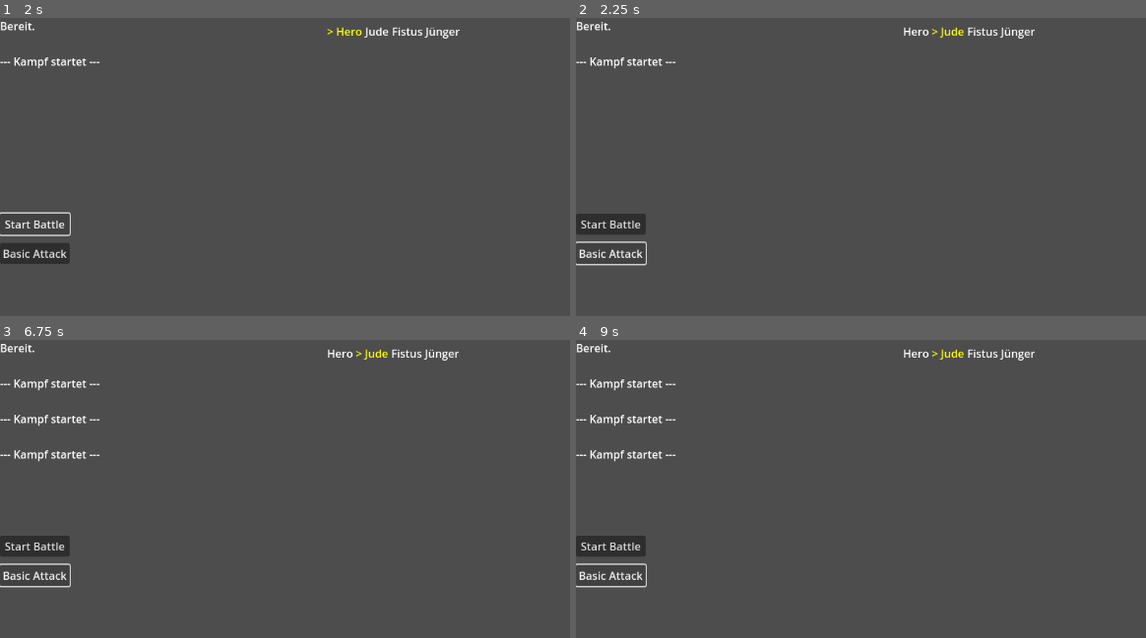
Above: before the commit, frames 1-4 (two rows, left to right).
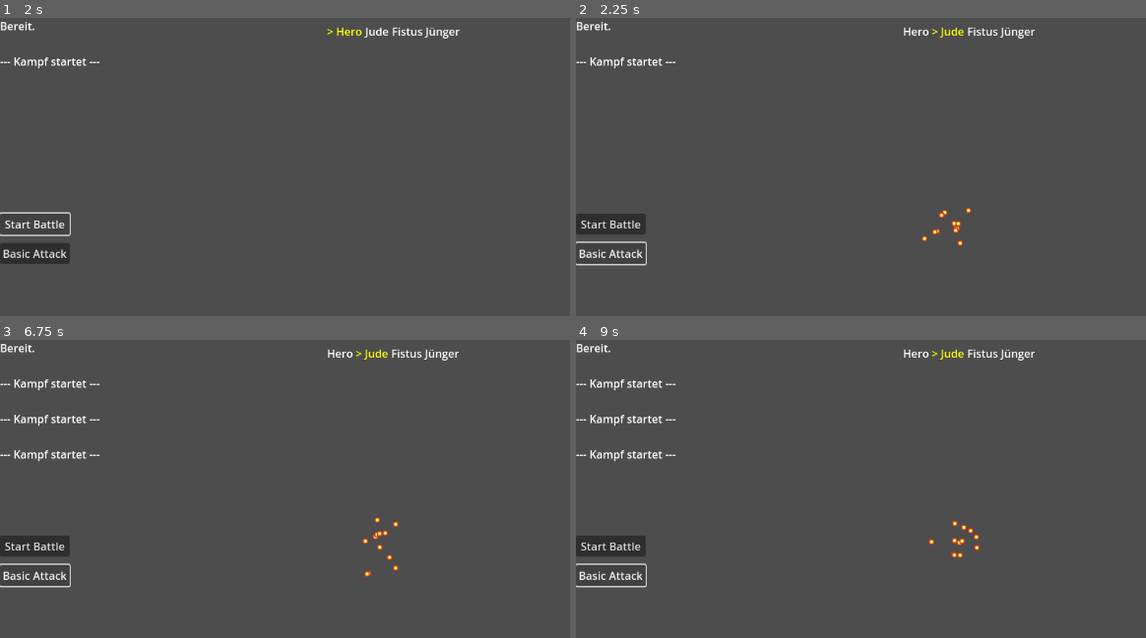
Above: after the commit, the same moments.

Repository: Marv0407/kotstulle-game
Game: Godot game, scene res://scenes/control.tscn
The game is run twice, just before and just after one commit, with the same random seed, the same clock (stepped at 60 frames per second) and the same inputs.
Inputs:
- Up to frame 1 (2 s): click "Start New Game" at 0.5 s; click "Start Battle" at 1.25 s
- Up to frame 2 (2.25 s): click "Basic Attack" at 2 s
- Up to frame 3 (6.75 s): click "Start Battle" at 2.75 s; click "Basic Attack" at 3.5 s; click "Start Battle" at 4.25 s; click "Basic Attack" at 5 s; tap Enter at 5.75 s; tap Space at 6.5 s
- Up to frame 4 (9 s): tap Enter at 7.25, 8.75 s; tap Space at 8 s

Frame 1 is identical in both runs. In frame 2, 0.2% of the frame differs, in the area x 60-70%, y 63-77%; in frame 3, 0.2%; in frame 4, 0.2%, in the area x 61-71%, y 60-74%.

Commit message:
vfx_test

Diff:
--- a/scenes/BattleTest.tscn
+++ b/scenes/BattleTest.tscn
@@ -6,6 +6,12 @@
 [ext_resource type="Resource" uid="uid://d27kr4qwd3ng" path="res://ressources/Player Characters/hero.tres" id="4_5txia"]
 [ext_resource type="Resource" uid="uid://d3g0113atagwb" path="res://ressources/Enemies/Juden.tres" id="5_766wr"]
 [ext_resource type="Resource" uid="uid://cmgrh8r8u4m8k" path="res://ressources/Enemies/Fistus Jünger.tres" id="6_tp7yc"]
+[ext_resource type="Texture2D" uid="uid://c15f56jyfo8js" path="res://ressources/sprites/fire1.png" id="7_smx2l"]
+
+[sub_resource type="Curve" id="Curve_5txia"]
+_limits = [-200.0, 200.0, 0.0, 1.0]
+_data = [Vector2(0, 1), 0.0, 0.0, 0, 0, Vector2(0.14534885, 191.01123), 0.0, 0.0, 0, 0, Vector2(0.71511626, 15.730347), 0.0, 0.0, 0, 0]
+point_count = 3
 
 [node name="BattleTest" type="Node"]
 script = ExtResource("1_legaw")
@@ -59,5 +65,38 @@
 offset_bottom = 40.0
 grow_horizontal = 2
 
+[node name="HBoxContainer" type="HBoxContainer" parent="DebugUI"]
+layout_mode = 1
+anchors_preset = 8
+anchor_left = 0.5
+anchor_top = 0.5
+anchor_right = 0.5
+anchor_bottom = 0.5
+offset_left = -20.0
+offset_top = -20.0
+offset_right = 20.0
+offset_bottom = 20.0
+grow_horizontal = 2
+grow_vertical = 2
+
+[node name="ParticelSpawner" type="CPUParticles2D" parent="DebugUI/HBoxContainer"]
+emitting = false
+amount = 12
+texture = ExtResource("7_smx2l")
+lifetime = 0.2
+one_shot = true
+speed_scale = 0.8
+explosiveness = 0.95
+emission_shape = 1
+emission_sphere_radius = 1.0
+spread = 180.0
+gravity = Vector2(0, 0)
+initial_velocity_min = 5.0
+initial_velocity_max = 10.0
+angular_velocity_min = 5.0
+angular_velocity_max = 10.0
+linear_accel_max = 32.95
+linear_accel_curve = SubResource("Curve_5txia")
+
 [connection signal="pressed" from="DebugUI/VBoxContainer/StartBattleBtn" to="." method="_on_start_battle_btn_pressed"]
 [connection signal="pressed" from="DebugUI/VBoxContainer/BasicAttackBtn" to="." method="_on_basic_attack_pressed"]
--- a/scripts/battle_manager.gd
+++ b/scripts/battle_manager.gd
@@ -19,7 +19,7 @@
 	END
 }
 var state := BattleState.START
-
+@onready var particelSpawner = $"../DebugUI/HBoxContainer/ParticelSpawner"
 
 ####################
 # Functions
@@ -136,6 +136,8 @@
 		return
 
 	attack(actor, targets[0])
+	particelSpawner.restart()
+
 	next_turn()
 	process_turn()
 
Binary file added: ressources/sprites/fire1.png
Not shown, added: ressources/sprites/fire1.png.import
Not shown: 1 places in scenes/BattleTest.tscn that only renumber resources
